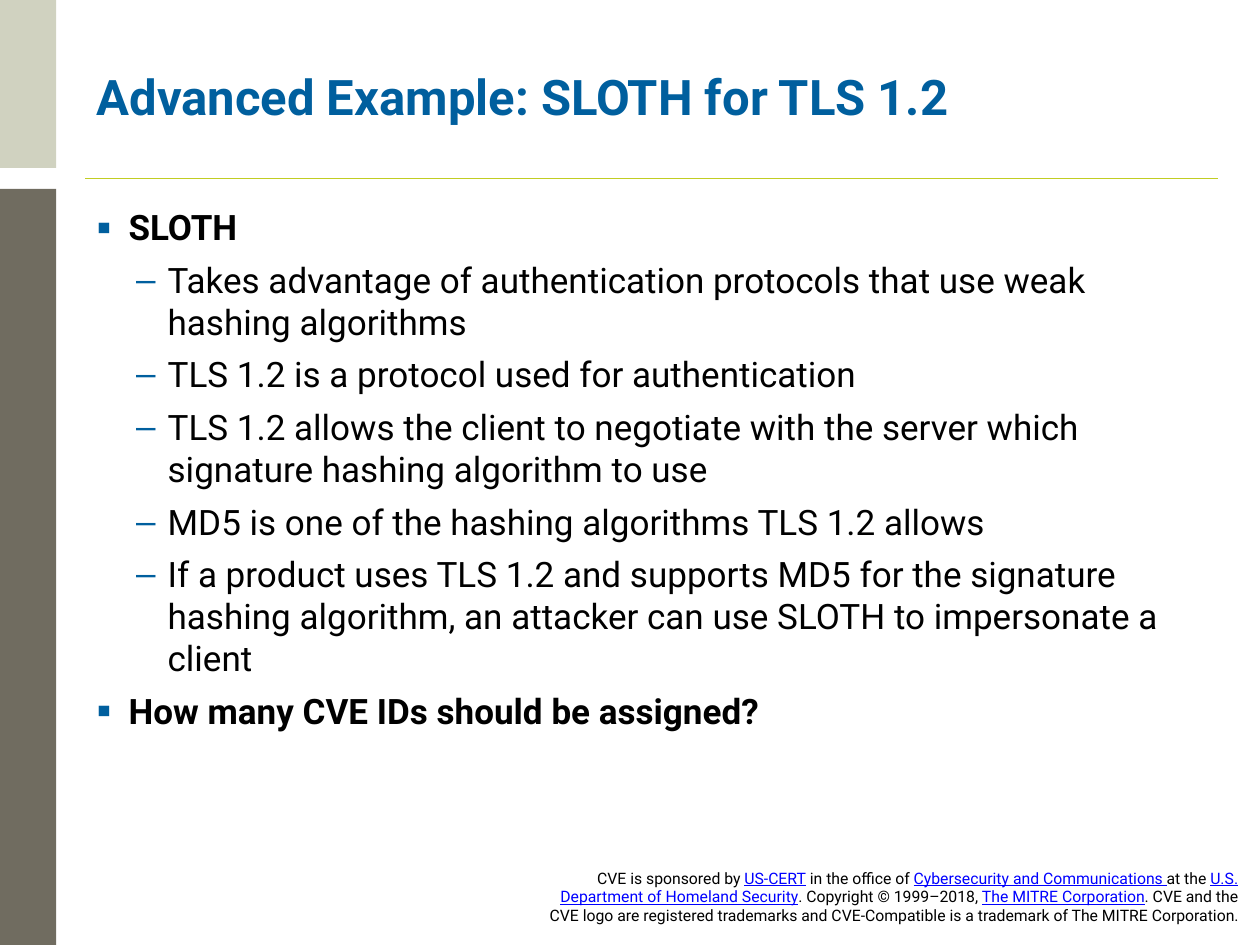
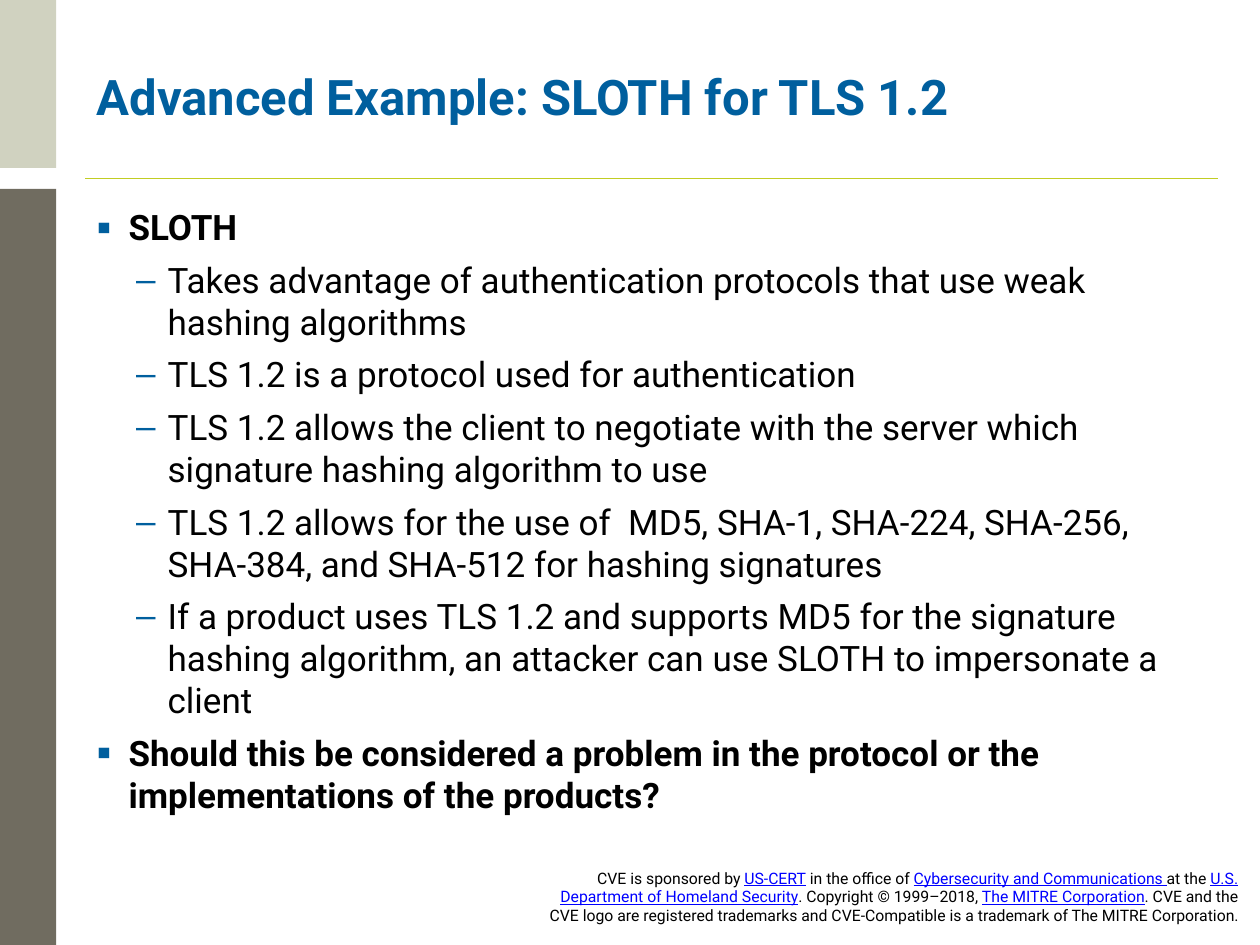
Before and after one commit to CVEProject/cveproject.github.io, a slide deck: slide 31 of docs/cna/CVE Counting Rules Training.pptx (slide 32 before the commit). Drawn at 1260x945 pixels with LibreOffice and Linux fonts; fonts in the diff are those of the drawing; background and template pictures are left out. Boxes give left, top, right and bottom in pixels: in the first picture for what was removed or moved away, otherwise in the second. Text is boxed around its words. In the diff, an @@ line names an element or a change of style, - is before the commit and + after.

Commit message:
Change CNT 1 Example 1

```diff
--- a/docs/cna/CVE Counting Rules Training.pptx
+++ b/docs/cna/CVE Counting Rules Training.pptx
@@ text at <box>168,508,1129,585</box>: text changed @@
-  – MD5 is one of the hashing algorithms TLS 1.2 allows
+  – TLS 1.2 allows for the use of MD5, SHA-1, SHA-224, SHA-256, SHA-384, and SHA-512 for hashing signatures
@@ text at <box>129,739,1039,815</box>: text changed @@
-▪ How many CVE IDs should be assigned?
+▪ Should this be considered a problem in the protocol or the implementations of the products?
```
Also in this commit, not shown: 18 other slides changed, 1 slide added, 2 slides removed.
